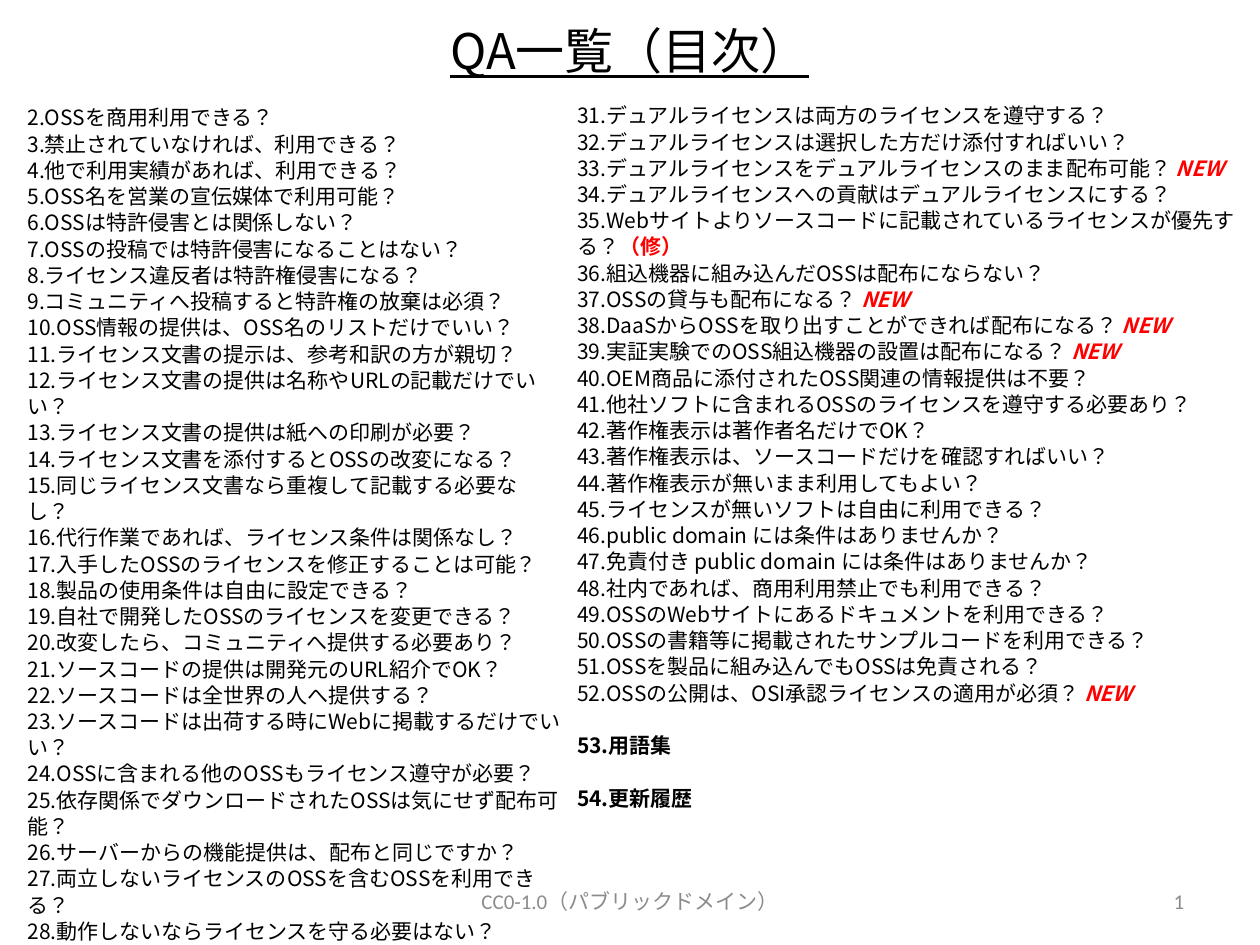
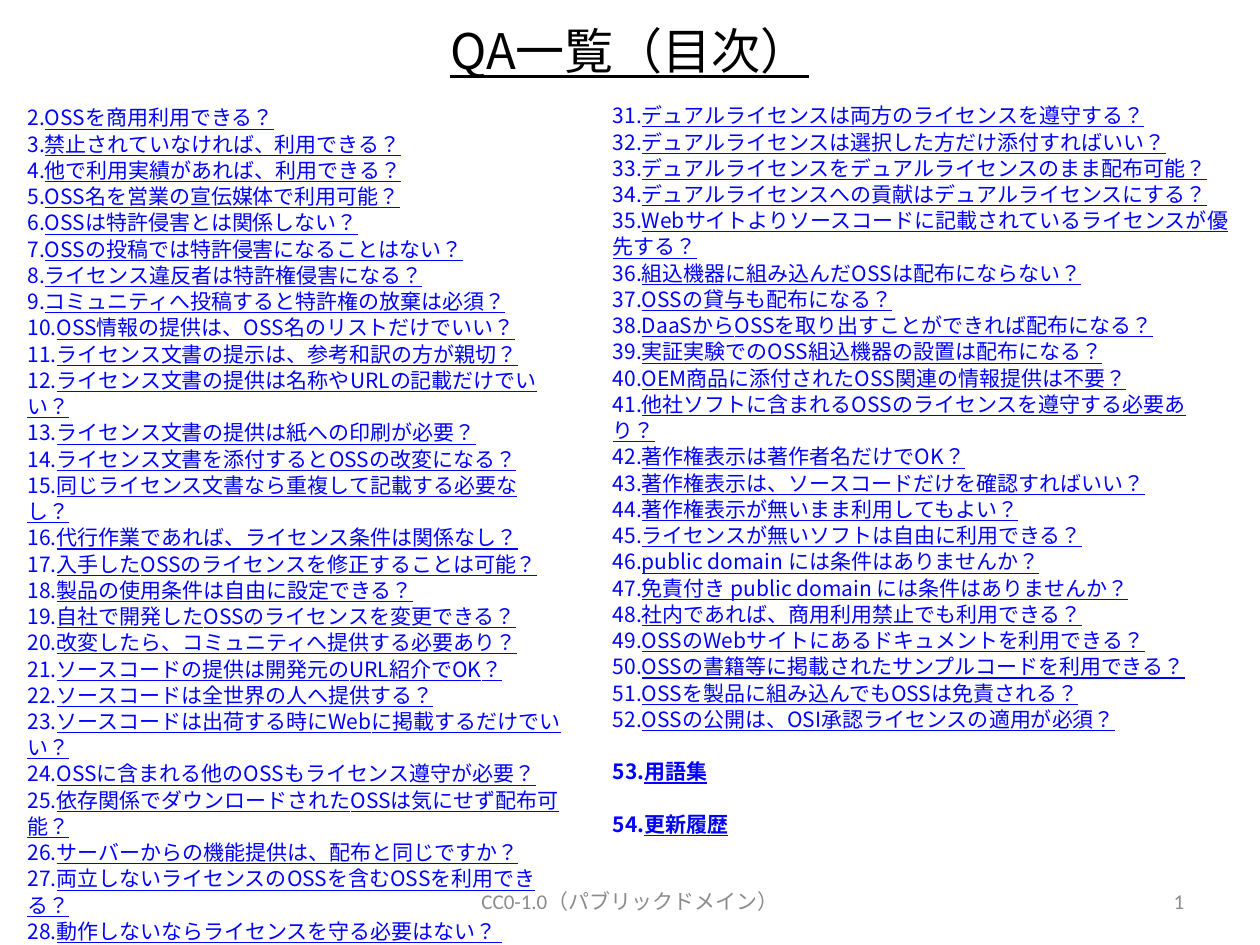
Before and after one commit to OpenChain-Project/OpenChain-JWG, a slide deck: slide 2 of Education_Material/FAQ/OSSライセンス関連でよくある誤解_CC0.pptx. Drawn at 1260x945 pixels with LibreOffice and Linux fonts; fonts in the diff are those of the drawing. Boxes give left, top, right and bottom in pixels: in the first picture for what was removed or moved away, otherwise in the second. Text is boxed around its words. In the diff, an @@ line names an element or a change of style, - is before the commit and + after.

Commit message:
V7.1に更新します。
目次から各スライドへリンクを付けました。

```diff
--- a/Education_Material/FAQ/OSSライセンス関連でよくある誤解_CC0.pptx
+++ b/Education_Material/FAQ/OSSライセンス関連でよくある誤解_CC0.pptx
@@ text "OSSを商用利用できる？" at box(27, 107, 560, 943): text colour #000000 to #0000FF, underline on @@
@@ text "デュアルライセンスは両方のライセンスを遵守する？": place and size @@
-text "デュアルライセンスは両方のライセンスを遵守する？" at box(577, 105, 1224, 808)
+text "デュアルライセンスは両方のライセンスを遵守する？" at box(613, 105, 1207, 836)
@@ text at box(613, 105, 1207, 836): text colour #000000 to #0000FF, underline on in "デュアルライセンスは両方のライセンスを遵守する？", "デュアルライセンスは選択した方だけ添付すればいい？", "デュアルライセンスへの貢献はデュアルライセンスにする？", "組込機器に組み込んだOSSは配布にならない？" and 14 more places @@
@@ text at box(613, 158, 1207, 180): text changed; text colour #000000 to #0000FF @@
-33. デュアルライセンスをデュアルライセンスのまま配布可能？ NEW
+33. デュアルライセンスをデュアルライセンスのまま配布可能？
@@ text at box(577, 236, 682, 256): text changed; text colour #000000 to #0000FF @@
-35. Webサイトよりソースコードに記載されているライセンスが優先する？（修）
+35. Webサイトよりソースコードに記載されているライセンスが優先する？
@@ text at box(613, 289, 1153, 364): text changed; text colour #000000 to #0000FF @@
-37. OSSの貸与も配布になる？ NEW
-38. DaaSからOSSを取り出すことができれば配布になる？ NEW
-39. 実証実験でのOSS組込機器の設置は配布になる？ NEW
+37. OSSの貸与も配布になる？
+38. DaaSからOSSを取り出すことができれば配布になる？
+39. 実証実験でのOSS組込機器の設置は配布になる？
@@ text at box(613, 709, 1115, 731): text changed; text colour #000000 to #0000FF @@
-52. OSSの公開は、OSI承認ライセンスの適用が必須？ NEW
+52. OSSの公開は、OSI承認ライセンスの適用が必須？
```
Also in this commit, not shown: 57 other slides changed.
